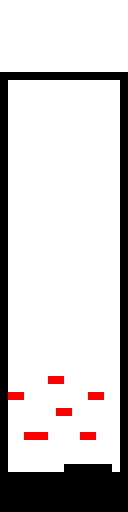
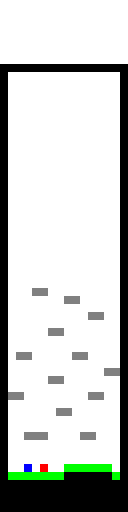
The second 128x512 image is a revision of the first. Changes to its layers:
painted on "Layer 1" over (x1=0, y1=64, x2=128, y2=480)
removed layer "Background" over (x1=8, y1=72, x2=120, y2=480)
